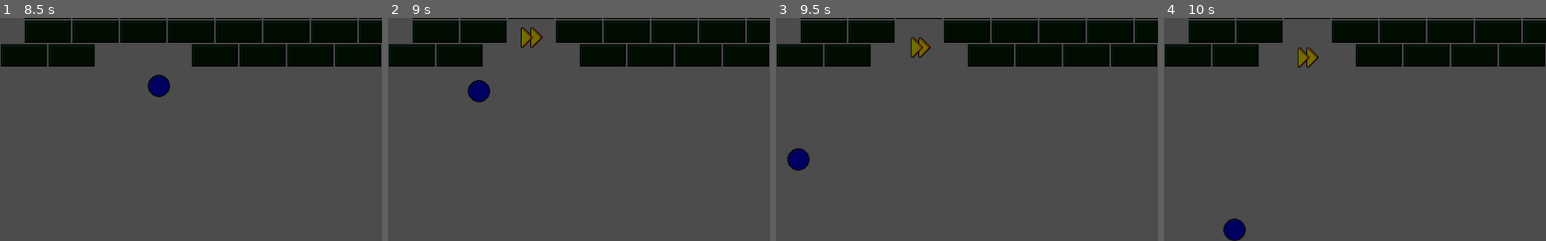
Above: before the commit, frames 1-4 (left to right).
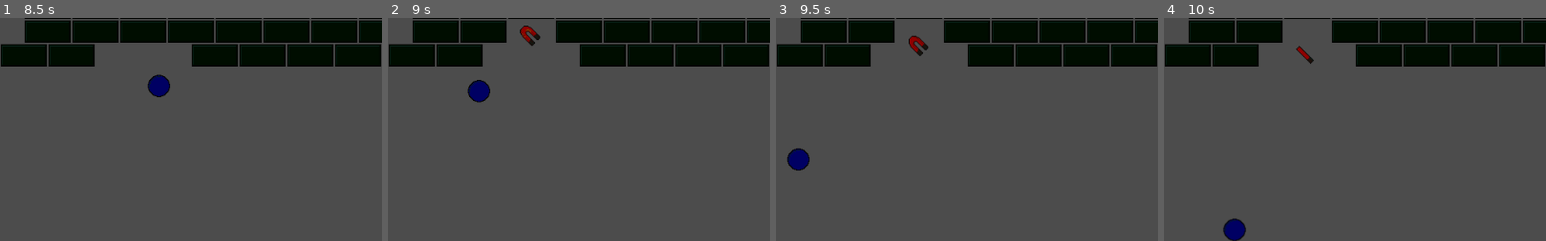
Above: after the commit, the same moments.

Repository: MichaelReel/BrickOut
Game: Godot game, scene res://Root.tscn
The game is run twice, just before and just after one commit, with the same random seed, the same clock (stepped at 60 frames per second) and the same inputs.
Inputs:
- Up to frame 1 (8.5 s): click "Start" at 0.5 s; hold Right (ui_right) 1.28-2.03 s; hold Left (ui_left) 2.03-2.78 s; hold Right (ui_right) 2.78-3.53 s; hold Up (ui_up) 3.53-4.28 s; hold Left (ui_left) 4.28-6.53 s; hold Right (ui_right) 6.53-7.28 s; hold Up (ui_up) 7.28-8.03 s; hold Right (ui_right) from 8.03 s (still down)
- Up to frame 2 (9 s): release Right (ui_right) at 8.78 s; hold Left (ui_left) from 8.78 s (still down)
- Up to frame 3 (9.5 s): keep holding Left (ui_left)
- Up to frame 4 (10 s): keep holding Left (ui_left)
The pictures show only the part of the screen within x 0-50%, y 21-71%; the shares and areas given below are measured in that part.

Frame 1 is identical in both runs. In frame 2, 0.4% of the frame differs, in the area x 34-41%, y 3-14%; in frame 3, 0.4%; in frame 4, 0.4%.

Commit message:
Added some new power ups. Drop rates are high for testing. Still need to implement the hard ball.

Diff:
--- a/game/ball/Ball.gd
+++ b/game/ball/Ball.gd
@@ -10,6 +10,9 @@
 var init_velocity : Vector2
 
 var balls_lost : int = 0
+var hard_ball : bool = false
+var stuck : bool = false
+
 var hud
 
 func _ready():
@@ -43,13 +46,16 @@
 	hud.update_ball_speed(speed)
 
 func _physics_process(delta):
-	var collision : KinematicCollision2D = move_and_collide(velocity * delta)
-	if collision:
-		# Get the normal of the collider and apply the "bounce"
-		velocity = velocity.bounce(collision.normal)
-		velocity = velocity.normalized() * speed
 
-		if (collision.collider.has_method("hit")):
-			collision.collider.call_deferred("hit", self)
+	if not stuck:
+		var collision : KinematicCollision2D = move_and_collide(velocity * delta)
+		if collision:
+			if (collision.collider.has_method("hit")):
+				collision.collider.call_deferred("hit", self)
+
+			if not hard_ball and not stuck:
+				# Get the normal of the collider and apply the "bounce"
+				velocity = velocity.bounce(collision.normal)
+				velocity = velocity.normalized() * speed
 
 	hud.update_ball_speed(speed)
--- a/game/paddle/Paddle.gd
+++ b/game/paddle/Paddle.gd
@@ -2,11 +2,16 @@
 
 class_name Paddle
 
-export (int) var speed = 300
+export (float) var speed = 300
+export (int) var width = 1
 
 var velocity : Vector2
 var init_position : Vector2
-var init_speed : int
+var init_speed : float
+var init_width : int
+
+var sticky : int
+var ball_stuck
 
 var hud
 
@@ -14,17 +19,21 @@
 	# Saving the initial state ready for a reset
 	init_position = position
 	init_speed = speed
+	init_width = width
 	hud = get_parent().get_node("Hud")
 	hud.update_paddle_speed(speed)
 	velocity = Vector2()
+	width_set(width)
 
 func get_input():
 	velocity.y = 0
 	velocity.x = 0
 	if Input.is_action_pressed('ui_right'):
-		velocity.x += 1
+		velocity.x = 1
 	if Input.is_action_pressed('ui_left'):
-		velocity.x -= 1
+		velocity.x = -1
+	if ball_stuck and Input.is_action_pressed('ui_up'):
+		release_ball()
 	velocity = velocity.normalized() * speed
 
 func _physics_process(delta):
@@ -32,17 +41,50 @@
 	var new_pos_x = position.x + (velocity.x * delta)
 	if (new_pos_x < OS.window_size.x and new_pos_x >= 0):
 		position.x += velocity.x * delta
+		if ball_stuck:
+			ball_stuck.position.x += velocity.x * delta
 	position.y = init_position.y # Don't move up or down
 
 	hud.update_paddle_speed(speed)
 
 func reset():
 	position = init_position
-	speed_reset()
+	strip_powerups()
 
 func strip_powerups():
 	speed_reset()
+	width_set(init_width)
 
 func speed_reset():
 	speed = init_speed
 	hud.update_paddle_speed(speed)
+
+func width_set(w : int):
+	width = w
+	# Move left and right to the appropriate width
+	$left.position.x = -16 - (16 * w)
+	$right.position.x = 16 + (16 * w)
+
+	# Expand the center
+	$mid.scale.x = w
+
+	# Change the collider size
+	($collider.shape as CapsuleShape2D).height = 32 + (32 *  w)
+
+func release_ball():
+	# Mess with the ball velocity a bit
+	ball_stuck.velocity = Vector2(velocity.x, -1).normalized() * ball_stuck.speed
+	# Release it
+	ball_stuck.stuck = false
+	ball_stuck = null
+
+func hit(ball):
+	if sticky:
+		set_sticky(sticky - 1)
+		ball.stuck = true
+		ball_stuck = ball
+
+func set_sticky(s : int):
+	sticky = s
+	# change the animation if we're sticky (or not)
+	$anim.play("sticky" if sticky else "normal")
--- a/game/paddle/Paddle.tscn
+++ b/game/paddle/Paddle.tscn
@@ -7,16 +7,119 @@
 radius = 16.0
 height = 64.0
 
+[sub_resource type="Animation" id=3]
+resource_name = "normal"
+length = 0.1
+tracks/0/type = "value"
+tracks/0/path = NodePath("left:frame")
+tracks/0/interp = 1
+tracks/0/loop_wrap = true
+tracks/0/imported = false
+tracks/0/enabled = true
+tracks/0/keys = {
+"times": PoolRealArray( 0.00909087, 0.083847 ),
+"transitions": PoolRealArray( 1, 1 ),
+"update": 0,
+"values": [ 0, 0 ]
+}
+tracks/1/type = "value"
+tracks/1/path = NodePath("mid:frame")
+tracks/1/interp = 1
+tracks/1/loop_wrap = true
+tracks/1/imported = false
+tracks/1/enabled = true
+tracks/1/keys = {
+"times": PoolRealArray( 0.00909087, 0.1 ),
+"transitions": PoolRealArray( 1, 1 ),
+"update": 1,
+"values": [ 1, 1 ]
+}
+tracks/2/type = "value"
+tracks/2/path = NodePath("right:frame")
+tracks/2/interp = 1
+tracks/2/loop_wrap = true
+tracks/2/imported = false
+tracks/2/enabled = true
+tracks/2/keys = {
+"times": PoolRealArray( 0.00909087, 0.1 ),
+"transitions": PoolRealArray( 1, 1 ),
+"update": 1,
+"values": [ 2, 2 ]
+}
+
+[sub_resource type="Animation" id=2]
+resource_name = "sticky"
+length = 0.1
+tracks/0/type = "value"
+tracks/0/path = NodePath("left:frame")
+tracks/0/interp = 1
+tracks/0/loop_wrap = true
+tracks/0/imported = false
+tracks/0/enabled = true
+tracks/0/keys = {
+"times": PoolRealArray( 0, 0.1 ),
+"transitions": PoolRealArray( 1, 1 ),
+"update": 1,
+"values": [ 5, 5 ]
+}
+tracks/1/type = "value"
+tracks/1/path = NodePath("mid:frame")
+tracks/1/interp = 1
+tracks/1/loop_wrap = true
+tracks/1/imported = false
+tracks/1/enabled = true
+tracks/1/keys = {
+"times": PoolRealArray( 0, 0.1 ),
+"transitions": PoolRealArray( 1, 1 ),
+"update": 1,
+"values": [ 6, 6 ]
+}
+tracks/2/type = "value"
+tracks/2/path = NodePath("right:frame")
+tracks/2/interp = 1
+tracks/2/loop_wrap = true
+tracks/2/imported = false
+tracks/2/enabled = true
+tracks/2/keys = {
+"times": PoolRealArray( 0, 0.1 ),
+"transitions": PoolRealArray( 1, 1 ),
+"update": 1,
+"values": [ 7, 7 ]
+}
+
 [node name="Paddle" type="StaticBody2D"]
 collision_layer = 3
 collision_mask = 3
 script = ExtResource( 1 )
 
-[node name="Sprite" type="Sprite" parent="."]
+[node name="left" type="Sprite" parent="."]
+position = Vector2( -32, 0 )
 texture = ExtResource( 2 )
-region_enabled = true
+vframes = 8
+hframes = 8
+frame = 5
 region_rect = Rect2( 0, 0, 96, 32 )
 
-[node name="CollisionShape2D" type="CollisionShape2D" parent="."]
+[node name="mid" type="Sprite" parent="."]
+texture = ExtResource( 2 )
+vframes = 8
+hframes = 8
+frame = 6
+region_rect = Rect2( 0, 0, 96, 32 )
+
+[node name="right" type="Sprite" parent="."]
+position = Vector2( 32, 0 )
+texture = ExtResource( 2 )
+vframes = 8
+hframes = 8
+frame = 7
+region_rect = Rect2( 0, 0, 96, 32 )
+
+[node name="collider" type="CollisionShape2D" parent="."]
 rotation = -1.5708
 shape = SubResource( 1 )
+
+[node name="anim" type="AnimationPlayer" parent="."]
+autoplay = "normal"
+anims/normal = SubResource( 3 )
+anims/sticky = SubResource( 2 )
--- a/game/power_up/PowerUp.gd
+++ b/game/power_up/PowerUp.gd
@@ -1,9 +1,10 @@
 extends KinematicBody2D
 
+class_name PowerUp
 signal power_up
 
 enum Power_Type { SPEED, WIDTH, HARD, STICKY }
-const POWER_PROBABILITIES = { Power_Type.SPEED: 50, Power_Type.WIDTH: 12, Power_Type.HARD: 1, Power_Type.STICKY: 2}
+const POWER_PROBABILITIES = { Power_Type.SPEED: 25, Power_Type.WIDTH: 25, Power_Type.HARD: 25, Power_Type.STICKY: 25}
 const POWER_ANIMATIONS = {
 		Power_Type.SPEED: "power_up_speed",
 		Power_Type.WIDTH: "power_up_width",
--- a/game/power_up/PowerUpArray.gd
+++ b/game/power_up/PowerUpArray.gd
@@ -3,9 +3,11 @@
 var power_up_scene : = load("res://game/power_up/PowerUp.tscn")
 var power_up_list : Array
 var paddle
+var ball
 
 func _ready():
 	paddle = get_parent().get_node("Paddle")
+	ball = get_parent().get_node("Ball")
 	power_up_list = []
 
 func create_power_up(pos : Vector2, speed : float):
@@ -25,7 +27,15 @@
 
 func on_power_up(power_up, collider):
 	if collider == paddle:
-		paddle.speed += 10
+		# Do something depending on the power_up type
+		if power_up.type == PowerUp.Power_Type.SPEED:
+			paddle.speed += 10
+		elif power_up.type == PowerUp.Power_Type.WIDTH:
+			paddle.width_set(paddle.width + 1)
+		elif power_up.type == PowerUp.Power_Type.HARD:
+			pass
+		elif power_up.type == PowerUp.Power_Type.STICKY:
+			paddle.set_sticky(3)
 	# Paddle or ball lost pit, remove powerup
 	power_up_list.erase(power_up)
 	power_up.call_deferred("queue_free")
--- a/project.godot
+++ b/project.godot
@@ -23,11 +23,17 @@
 "class": "Paddle",
 "language": "GDScript",
 "path": "res://game/paddle/Paddle.gd"
+}, {
+"base": "KinematicBody2D",
+"class": "PowerUp",
+"language": "GDScript",
+"path": "res://game/power_up/PowerUp.gd"
 } ]
 _global_script_class_icons={
 "Ball": "",
 "Brick": "",
-"Paddle": ""
+"Paddle": "",
+"PowerUp": ""
 }
 
 [application]
Not shown: 1 places in game/paddle/Paddle.tscn that only renumber resources
